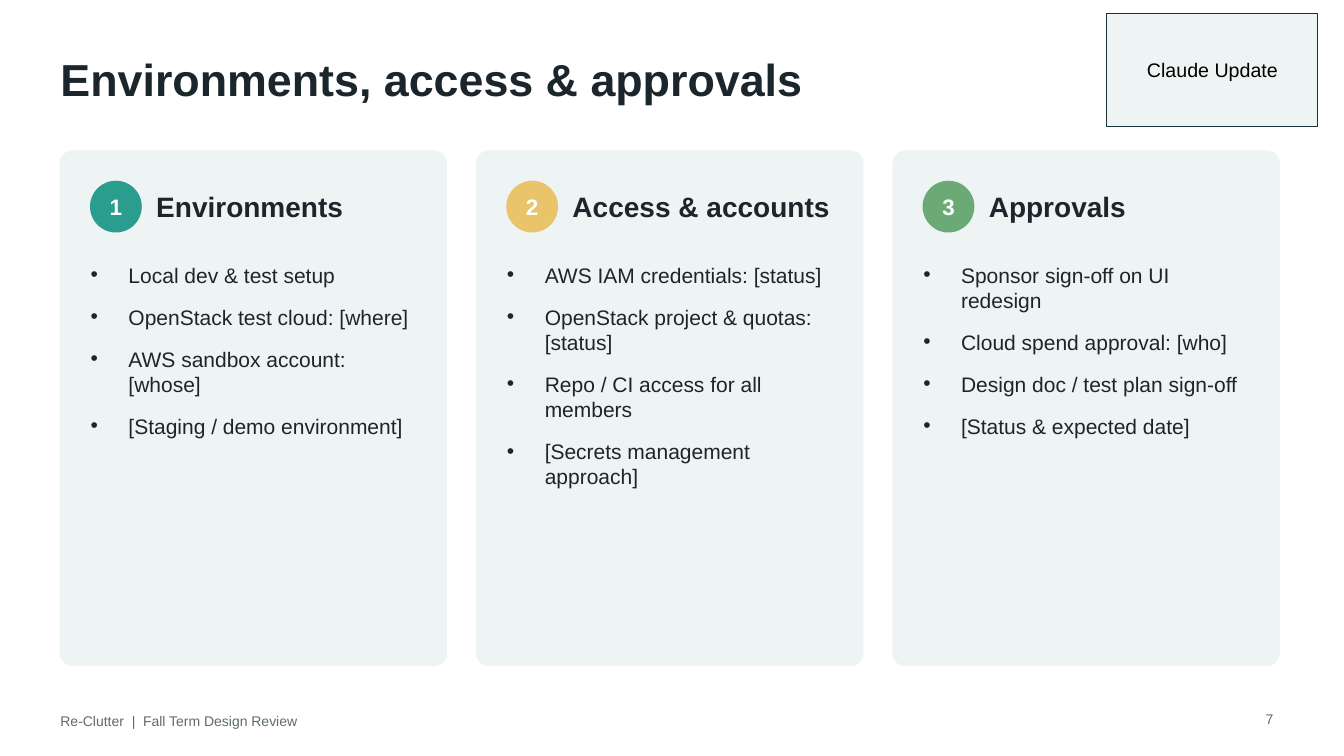
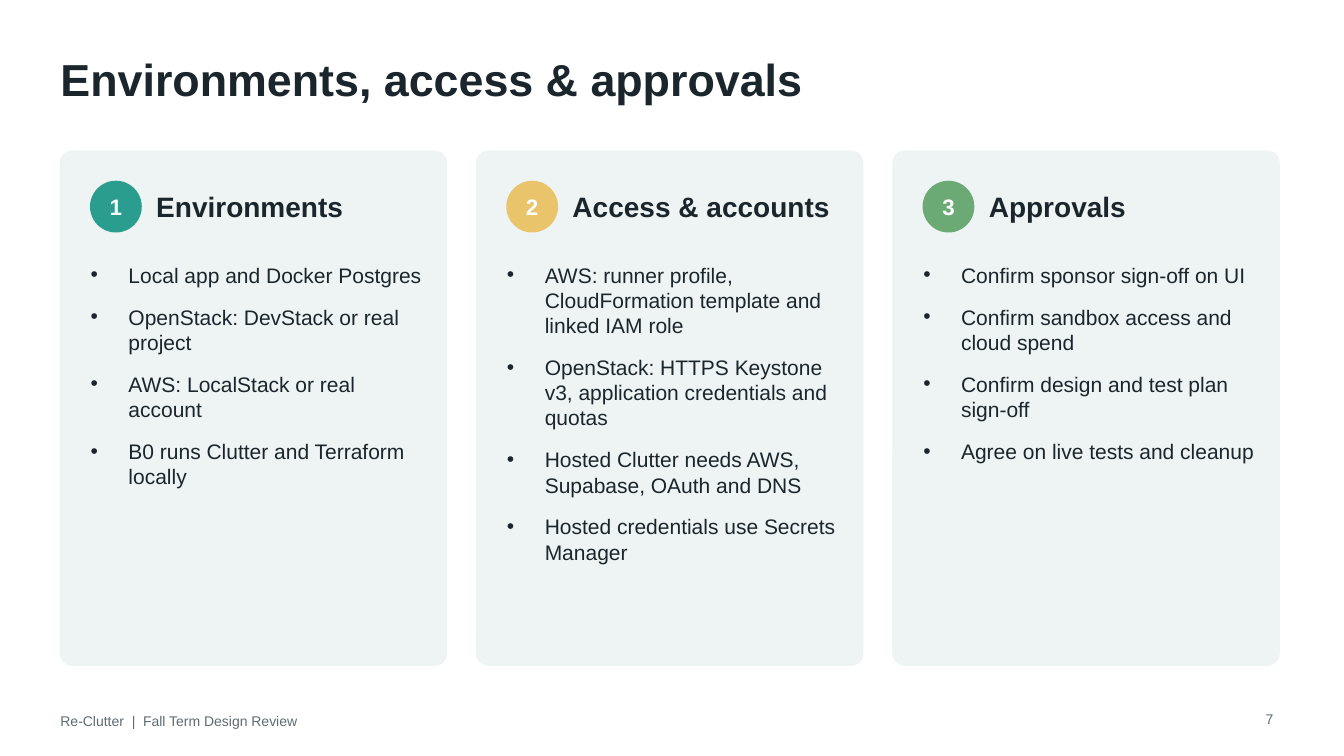
Before and after one commit to Alberta2514640/clutter, a slide deck: slide 7 of deliverables/Re-Clutter_Fall_Design_Review_Software.pptx. Drawn at 1344x756 pixels with LibreOffice and Linux fonts; fonts in the diff are those of the drawing. Boxes give left, top, right and bottom in pixels: in the first picture for what was removed or moved away, otherwise in the second. Text is boxed around its words. In the diff, an @@ line names an element or a change of style, - is before the commit and + after.

Commit message:
Finish fall design review slides

```diff
--- a/deliverables/Re-Clutter_Fall_Design_Review_Software.pptx
+++ b/deliverables/Re-Clutter_Fall_Design_Review_Software.pptx
@@ rectangle removed at [1107, 13, 1318, 126] @@
-Claude Update
@@ text at [128, 267, 421, 489]: text changed @@
-• Local dev & test setup
-• OpenStack test cloud: [where]
-• AWS sandbox account: [whose]
-• [Staging / demo environment]
+• Local app and Docker Postgres
+• OpenStack: DevStack or real project
+• AWS: LocalStack or real account
+• B0 runs Clutter and Terraform locally
@@ text at [545, 267, 835, 564]: text changed @@
-• AWS IAM credentials: [status]
-• OpenStack project & quotas: [status]
-• Repo / CI access for all members
-• [Secrets management approach]
+• AWS: runner profile, CloudFormation template and linked IAM role
+• OpenStack: HTTPS Keystone v3, application credentials and quotas
+• Hosted Clutter needs AWS, Supabase, OAuth and DNS
+• Hosted credentials use Secrets Manager
@@ text at [961, 267, 1253, 463]: text changed @@
-• Sponsor sign-off on UI redesign
-• Cloud spend approval: [who]
-• Design doc / test plan sign-off
-• [Status & expected date]
+• Confirm sponsor sign-off on UI
+• Confirm sandbox access and cloud spend
+• Confirm design and test plan sign-off
+• Agree on live tests and cleanup
```
Also in this commit, not shown: 13 other slides changed, 1 slide added, 1 slide removed.
